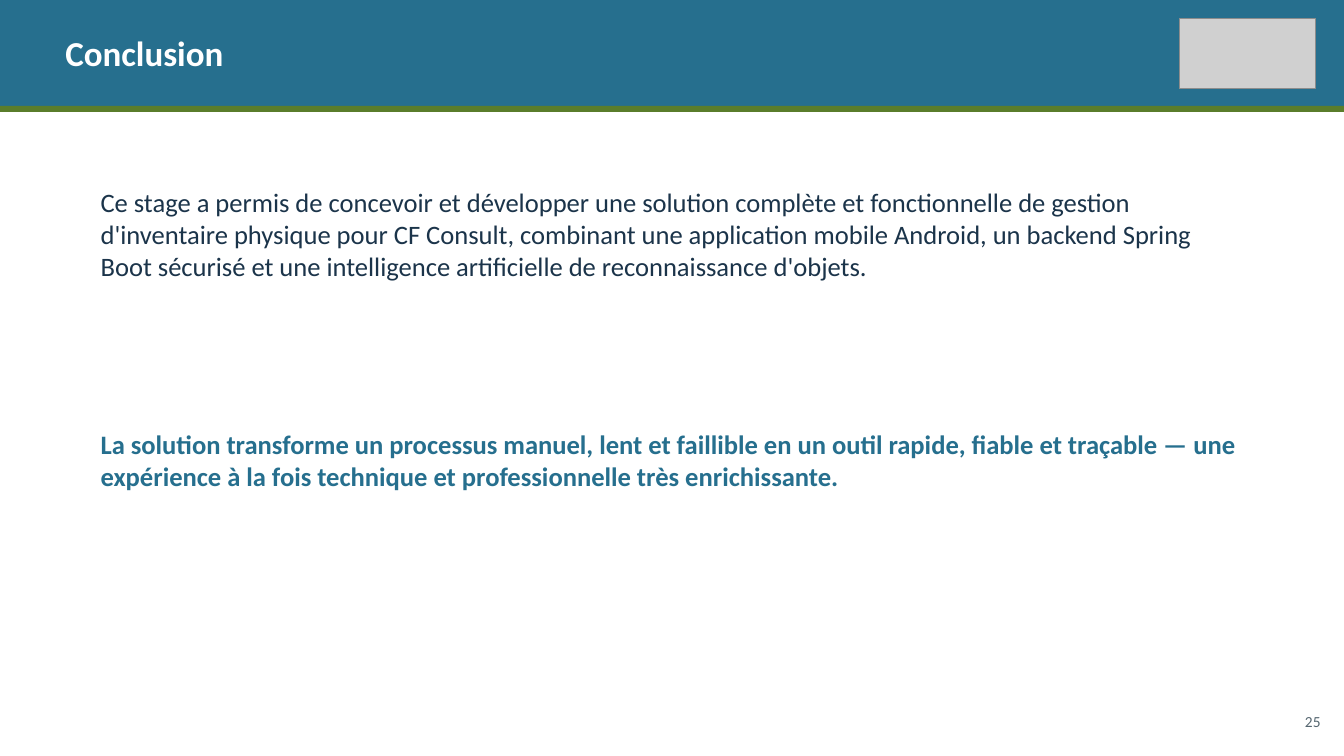
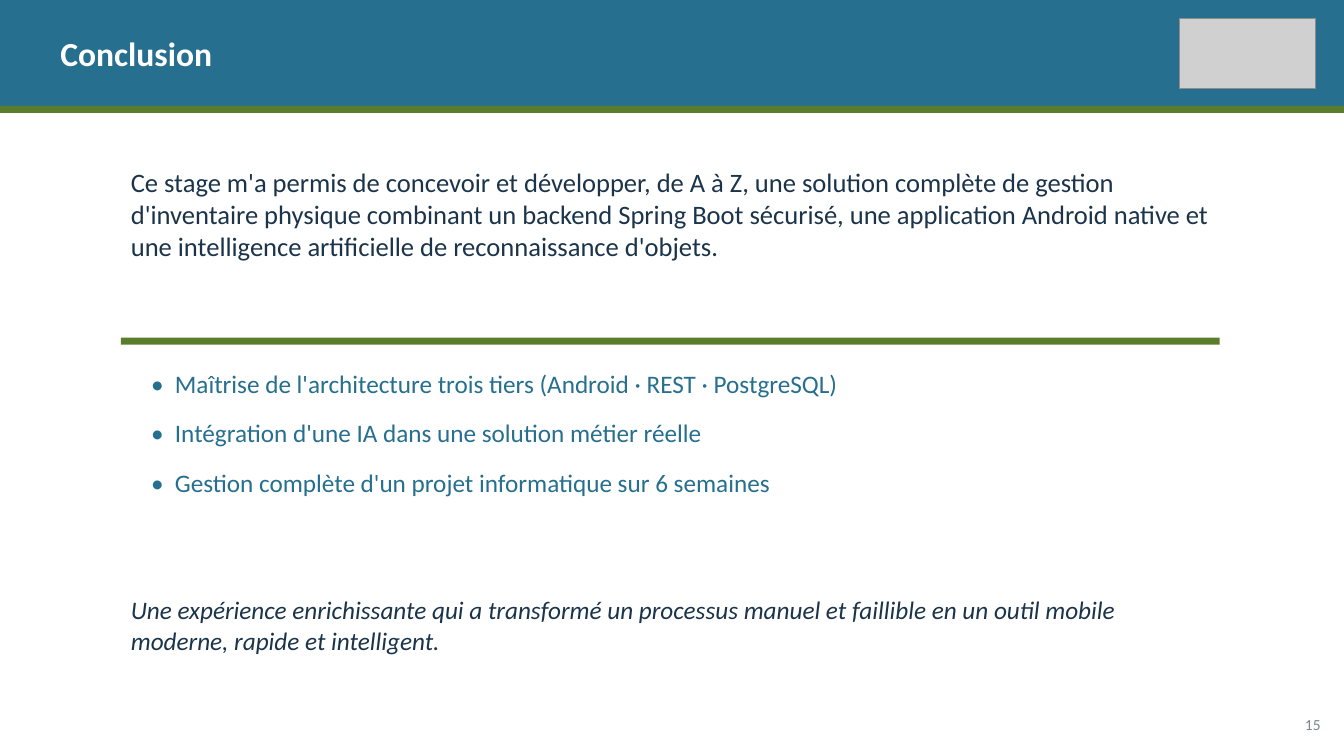
Before and after one commit to Kenzaf12/inventaire-android, a slide deck: slide 15 of soutenance_stage_inventaire_cfc.pptx (slide 25 before the commit). Drawn at 1344x756 pixels with LibreOffice and Linux fonts; fonts in the diff are those of the drawing; grey boxes stand for pictures. Boxes give left, top, right and bottom in pixels: in the first picture for what was removed or moved away, otherwise in the second. Text is boxed around its words. In the diff, an @@ line names an element or a change of style, - is before the commit and + after.

```diff
--- a/soutenance_stage_inventaire_cfc.pptx
+++ b/soutenance_stage_inventaire_cfc.pptx
@@ text "Conclusion" at <box>60,42,212,67</box>: size 25 to 24 pt @@
@@ text at <box>131,173,1208,261</box>: text changed @@
-Ce stage a permis de concevoir et développer une solution complète et fonctionnelle de gestion d'inventaire physique pour CF Consult, combinant une application mobile Android, un backend Spring Boot sécurisé et une intelligence artificielle de reconnaissance d'objets.
+Ce stage m'a permis de concevoir et développer, de A à Z, une solution complète de gestion d'inventaire physique combinant un backend Spring Boot sécurisé, une application Android native et une intelligence artificielle de reconnaissance d'objets.
@@ rectangle added at <box>121,338,1220,345</box>, fill #5A7D2B @@
@@ text added at <box>175,374,837,497</box>, 18 pt, text #266F8E @@
+• Maîtrise de l'architecture trois tiers (Android · REST · PostgreSQL)
+• Intégration d'une IA dans une solution métier réelle
+• Gestion complète d'un projet informatique sur 6 semaines
@@ text removed at <box>101,435,1235,491</box> @@
-La solution transforme un processus manuel, lent et faillible en un outil rapide, fiable et traçable — une expérience à la fois technique et professionnelle très enrichissante.
@@ text added at <box>131,601,1114,655</box>, 18 pt, text #1B344A, italic @@
+Une expérience enrichissante qui a transformé un processus manuel et faillible en un outil mobile moderne, rapide et intelligent.
@@ text at <box>1305,720,1321,730</box>: text changed; text colour #556670 to #778890 @@
-25
+15
```
Also in this commit, not shown: 7 other slides changed, 8 slides added, 18 slides removed, 1 other file.
